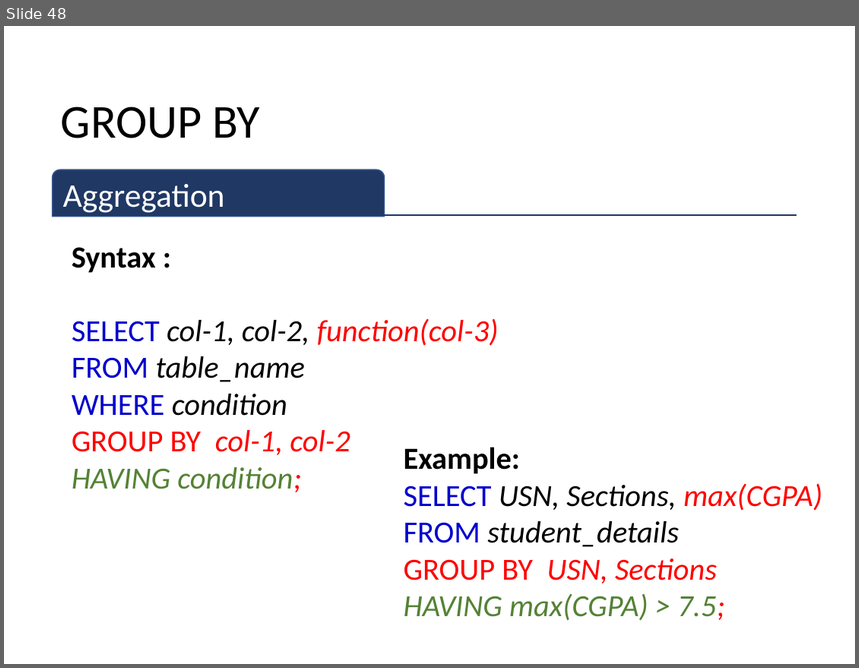
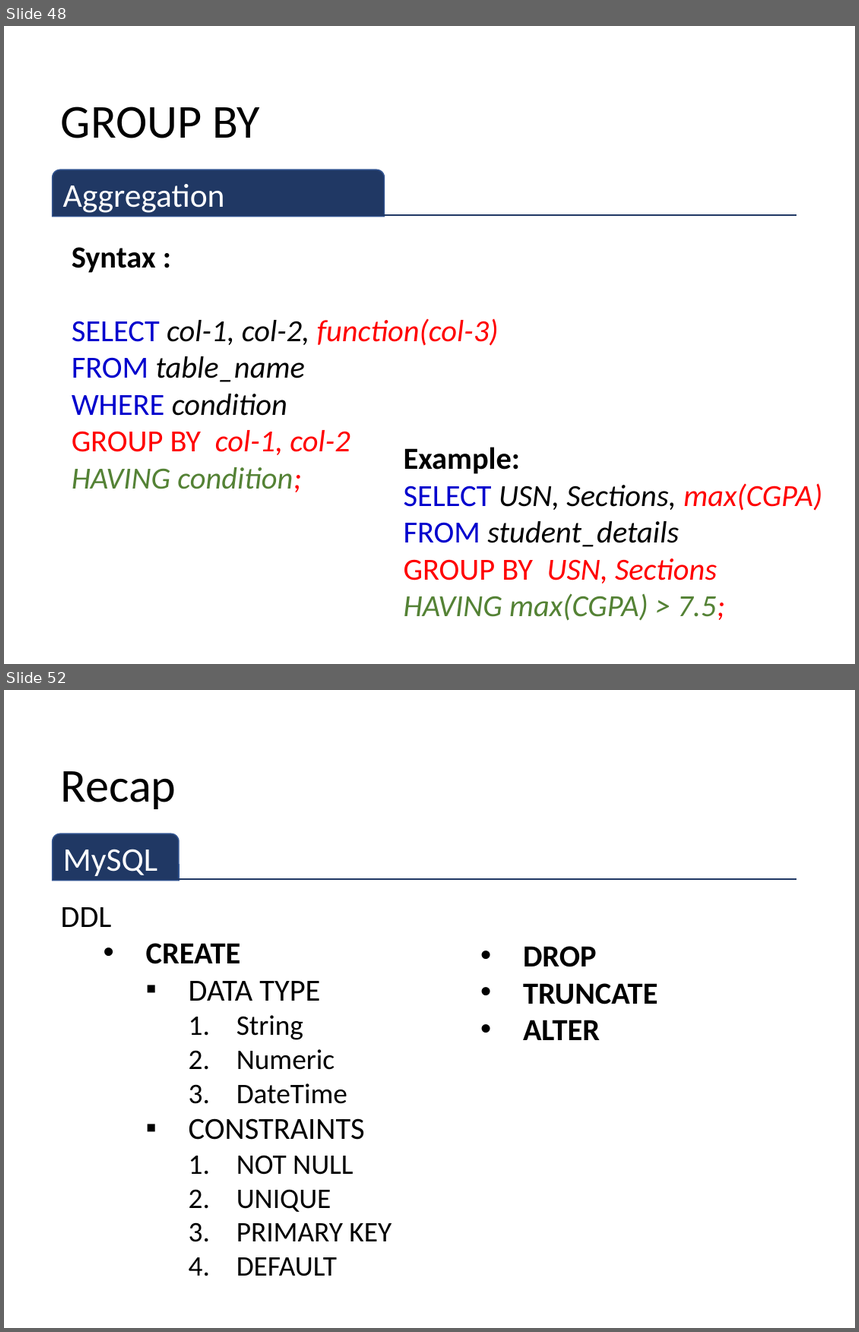
Before and after one commit to sitmbadept/sitmbadept.github.io, a slide deck: 2023/UNIT_2/WIP/UNIT-2-PART-1.pptx. Shown one above the other, each under a label of ours: slide 48 before the commit, slides 48 and 52 after it; the slides between them are not shown. The pictures are 859x668 and 859x1332 pixels, drawn with LibreOffice and Linux fonts; fonts in the diff are those of the drawing. Boxes give left, top, right and bottom in pixels: in the first picture for what was removed or moved away, otherwise in the second. Text is boxed around its words. In the diff, an @@ line names an element or a change of style, - is before the commit and + after.

```diff
--- a/2023/UNIT_2/WIP/UNIT-2-PART-1.pptx
+++ b/2023/UNIT_2/WIP/UNIT-2-PART-1.pptx
@@ slide 52 added at bbox=[4, 690, 855, 1328], background #FFFFFF @@
@@ title added at bbox=[61, 771, 177, 809], 40 pt, text #000000 @@
+Recap
@@ round same rect added at bbox=[53, 834, 179, 881], fill #203864, outline #325491 1 pt, 28 pt, text #FFFFFF @@
+MySQL
@@ line added from (53, 880) to (797, 880), #203864 1.5 pt @@
@@ text added at bbox=[61, 907, 392, 1277], 24 pt, text #000000 @@
+DDL
+  • CREATE
+    ▪ DATA TYPE
+      1. String
+      2. Numeric
+      3. DateTime
+    ▪ CONSTRAINTS
+      1. NOT NULL
+      2. UNIQUE
+      3. PRIMARY KEY
+      4. DEFAULT
@@ text added at bbox=[523, 946, 658, 1040], 26 pt, text #000000, bold @@
+  • DROP
+  • TRUNCATE
+  • ALTER
```
Also in this commit, not shown: 4 other slides added, 1 other file.
